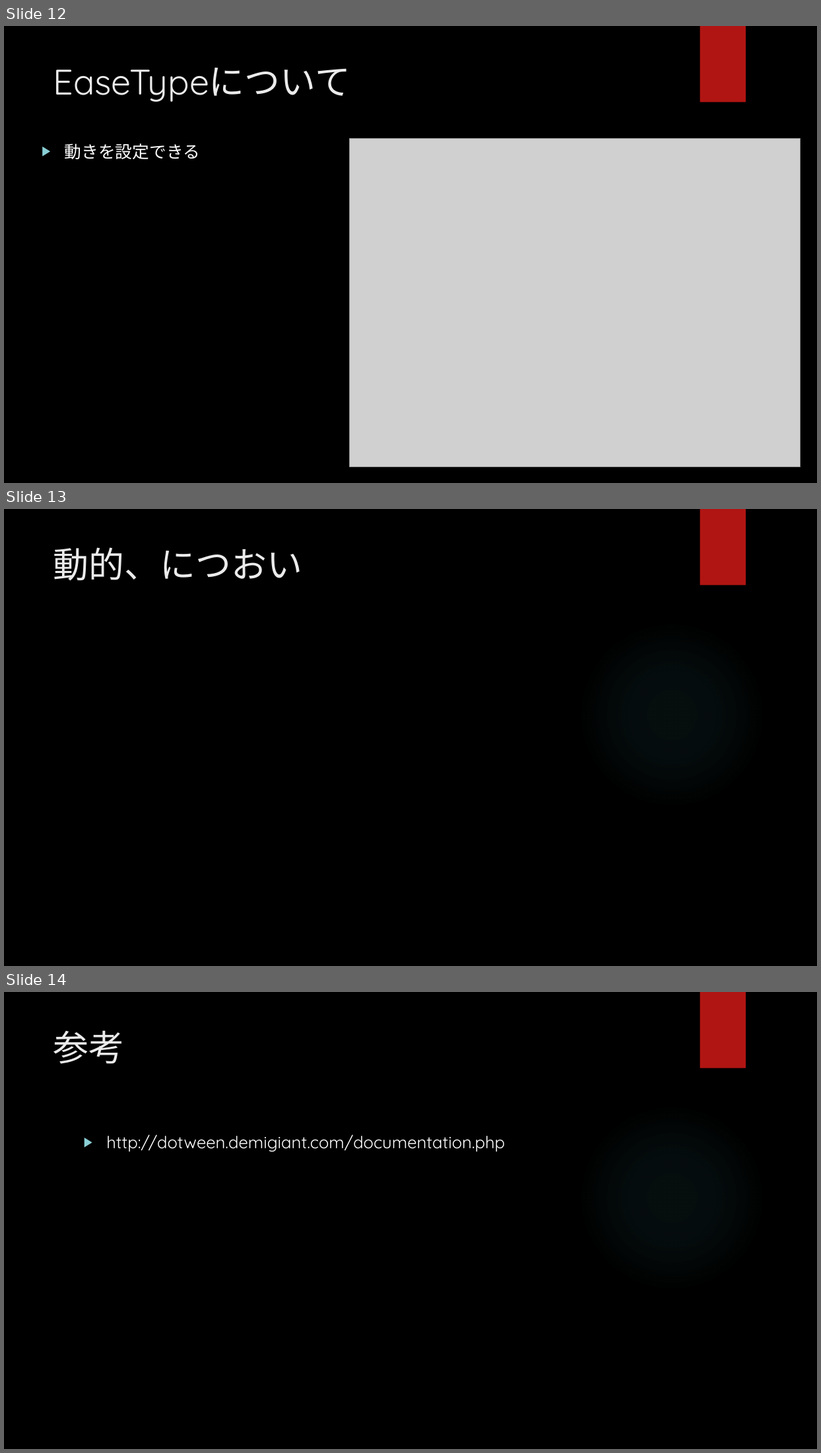
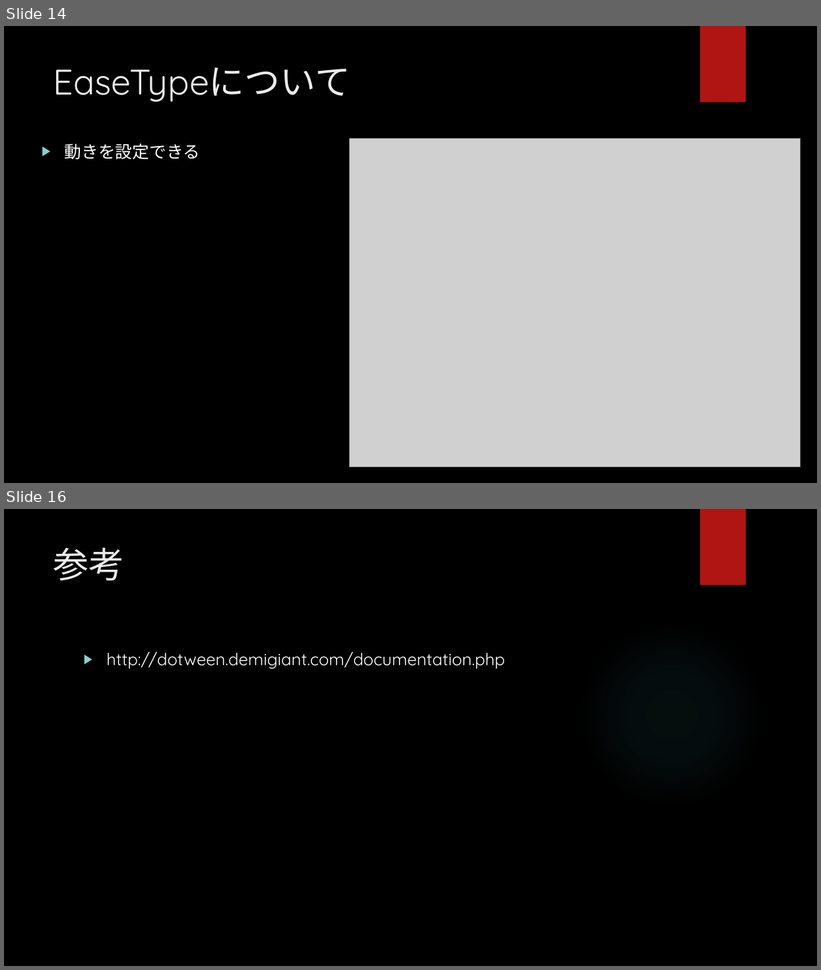
Before and after one commit to hopesnow/Study, a slide deck: RHStudy/Documents/プレゼンテーション1.pptx. Shown one above the other, each under a label of ours: slides 12, 13 and 14 before the commit, slides 14 and 16 after it; the slides between them are not shown. The pictures are 821x1453 and 821x970 pixels, drawn with LibreOffice and Linux fonts; fonts in the diff are those of the drawing; grey boxes stand for pictures; background and template pictures are left out. Boxes give left, top, right and bottom in pixels: in the first picture for what was removed or moved away, otherwise in the second. Text is boxed around its words. In the diff, an @@ line names an element or a change of style, - is before the commit and + after.

```diff
--- a/RHStudy/Documents/プレゼンテーション1.pptx
+++ b/RHStudy/Documents/プレゼンテーション1.pptx
@@ slide 13 removed at bbox=[4, 509, 817, 966], background picture (left out); not listed: 2 template elements that a slide beside it also shows @@
@@ title removed at bbox=[54, 547, 302, 581] @@
-動的、につおい
@@ what was slide 12 is now slide 14 @@
@@ what was slide 14 is now slide 16 @@
```
Also in this commit, not shown: 3 slides added, 3 other files.
